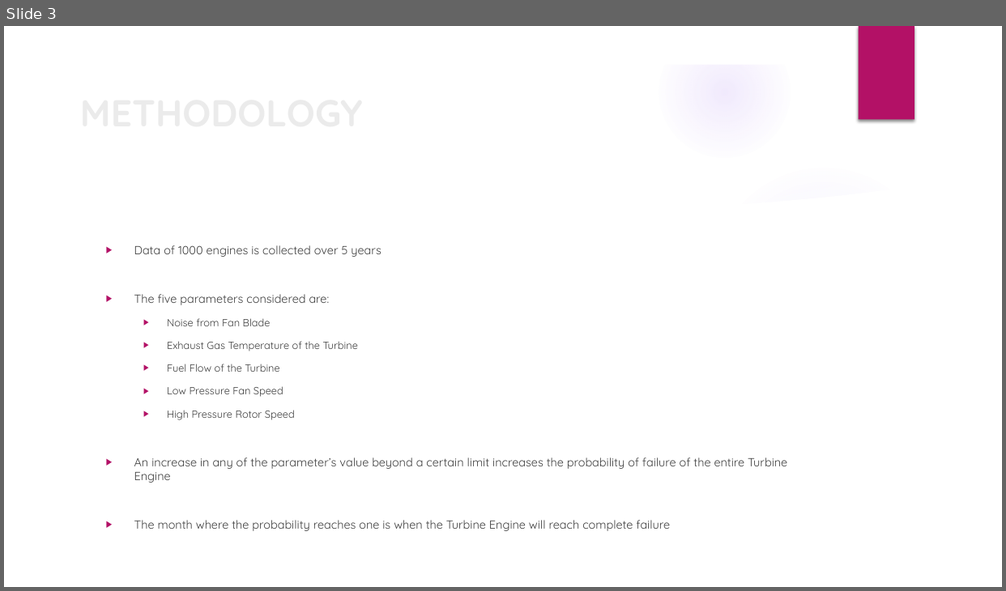
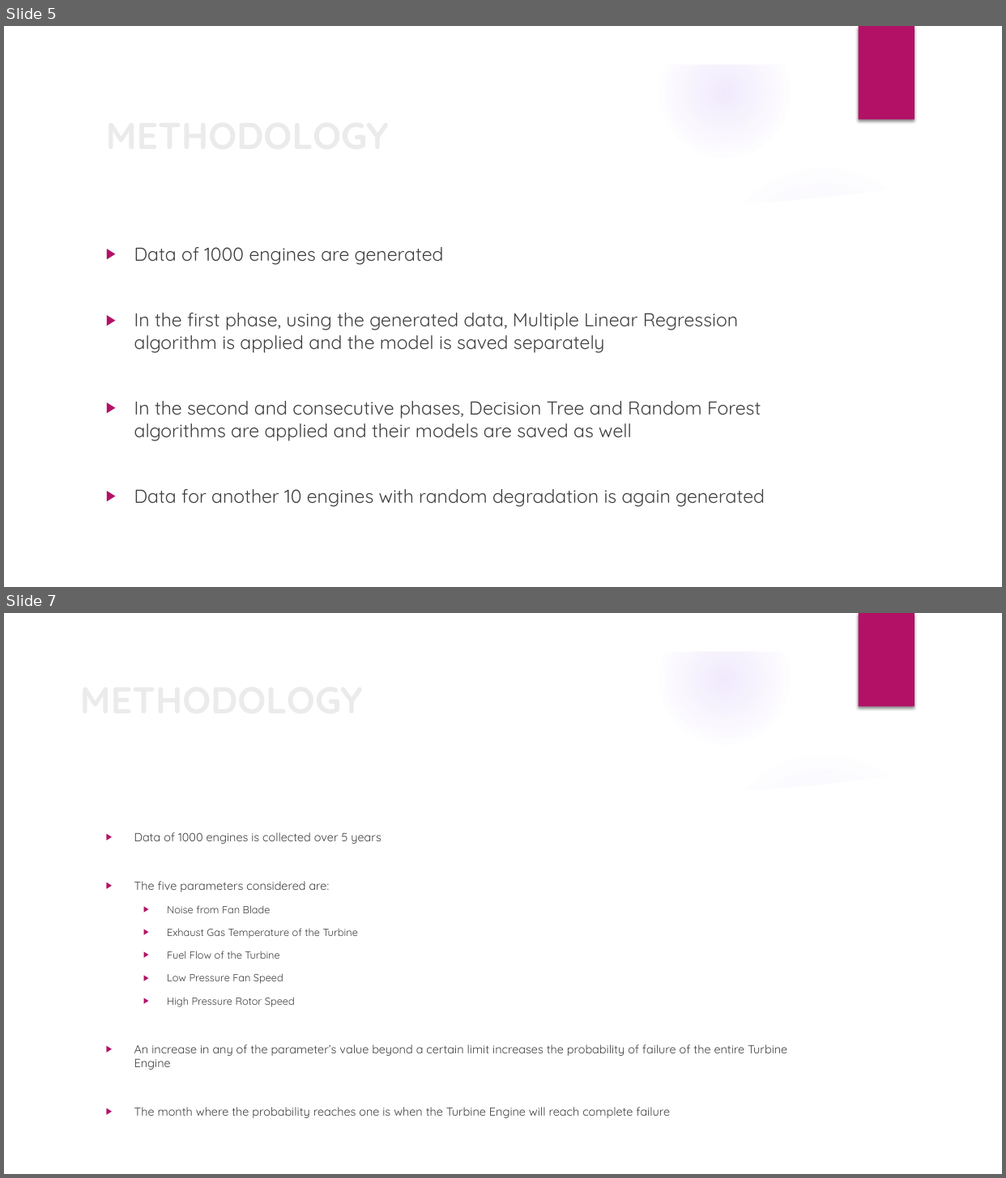
Before and after one commit to nsudhanva/ectm, a slide deck: docs/ectm_presentation.pptx. Shown one above the other, each under a label of ours: slide 3 before the commit, slides 5 and 7 after it; the slides between them are not shown. The pictures are 1006x591 and 1006x1178 pixels, drawn with LibreOffice and Linux fonts; fonts in the diff are those of the drawing; background and template pictures are left out. Boxes give left, top, right and bottom in pixels: in the first picture for what was removed or moved away, otherwise in the second. Text is boxed around its words. In the diff, an @@ line names an element or a change of style, - is before the commit and + after.

```diff
--- a/docs/ectm_presentation.pptx
+++ b/docs/ectm_presentation.pptx
@@ slide 5 added at bbox=[4, 26, 1002, 587], background picture (left out); not listed: 9 template elements that a slide beside it also shows @@
@@ title added at bbox=[98, 105, 816, 163], 36 pt, text #EBEBEB, bold @@
+METHODOLOGY
@@ text added at bbox=[134, 247, 765, 507], 18 pt, text #404040 @@
+▶ Data of 1000 engines are generated
+▶ In the first phase, using the generated data, Multiple Linear Regression algorithm is applied and the model is saved separately
+▶ In the second and consecutive phases, Decision Tree and Random Forest algorithms are applied and their models are saved as well
+▶ Data for another 10 engines with random degradation is again generated
@@ what was slide 3 is now slide 7 @@
```
Also in this commit, not shown: 1 slide changed, 3 other slides added, 11 other files.
